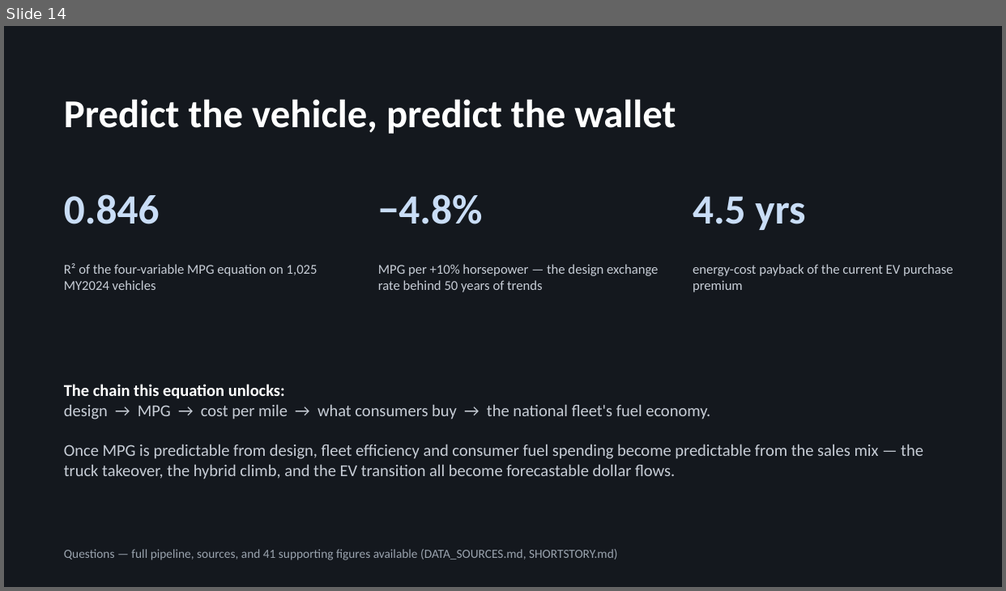
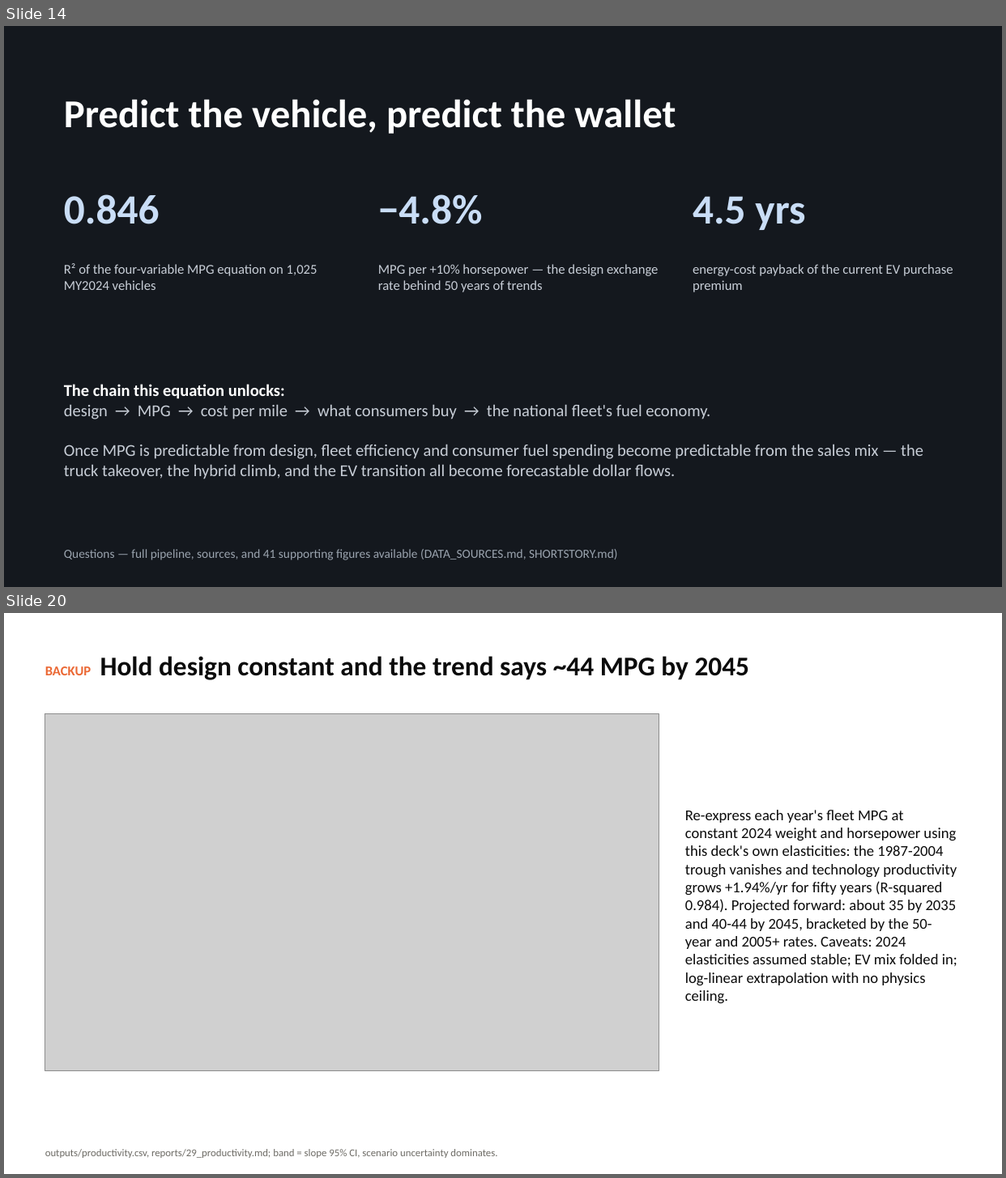
Before and after one commit to SCherwonik/OS3180, a slide deck: MPG Prediction Deck.pptx. Shown one above the other, each under a label of ours: slide 14 before the commit, slides 14 and 20 after it; the slides between them are not shown. The pictures are 1006x591 and 1006x1178 pixels, drawn with LibreOffice and Linux fonts; fonts in the diff are those of the drawing; grey boxes stand for pictures. Boxes give left, top, right and bottom in pixels: in the first picture for what was removed or moved away, otherwise in the second. Text is boxed around its words. In the diff, an @@ line names an element or a change of style, - is before the commit and + after.

```diff
--- a/MPG Prediction Deck.pptx
+++ b/MPG Prediction Deck.pptx
@@ slide 20 added at (4,613,1002,1174), background #FFFFFF @@
@@ text added at (45,656,750,680), 26 pt, text #0B0B0B, bold @@
+BACKUP Hold design constant and the trend says ~44 MPG by 2045
@@ picture added at (45,714,659,1071) @@
@@ text added at (685,810,957,1004), 14.5 pt, text #0B0B0B @@
+Re-express each year's fleet MPG at constant 2024 weight and horsepower using this deck's own elasticities: the 1987-2004 trough vanishes and technology productivity grows +1.94%/yr for fifty years (R-squared 0.984). Projected forward: about 35 by 2035 and 40-44 by 2045, bracketed by the 50-year and 2005+ rates. Caveats: 2024 elasticities assumed stable; EV mix folded in; log-linear extrapolation with no physics ceiling.
@@ text added at (45,1149,497,1158), 10 pt, text #6E6C66 @@
+outputs/productivity.csv, reports/29_productivity.md; band = slope 95% CI, scenario uncertainty dominates.
```
Also in this commit, not shown: 5 other slides added, 7 other files.
